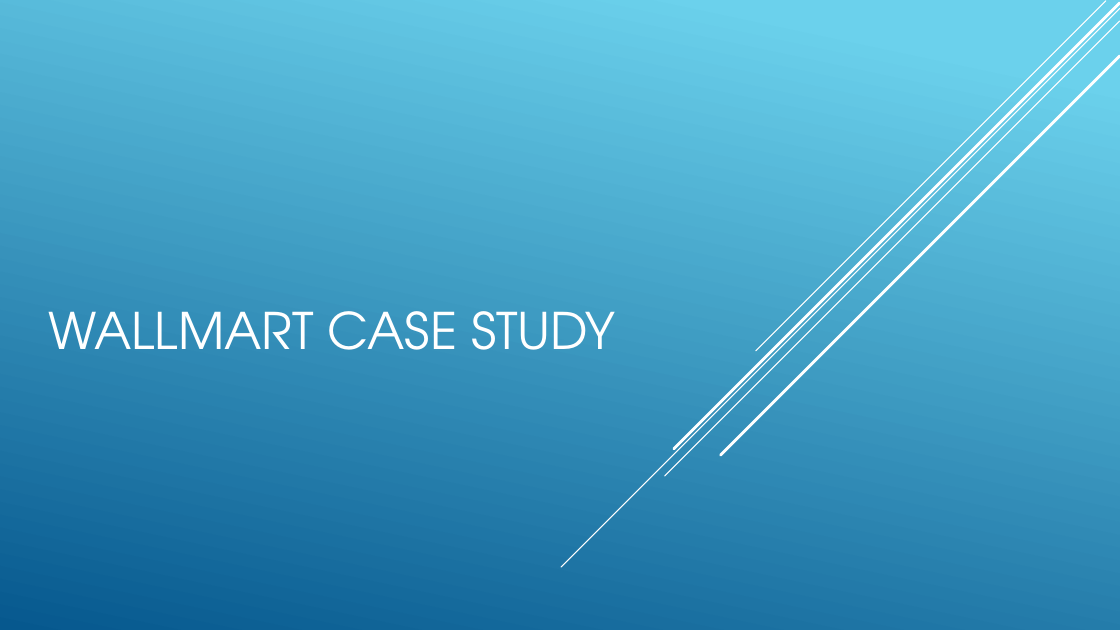
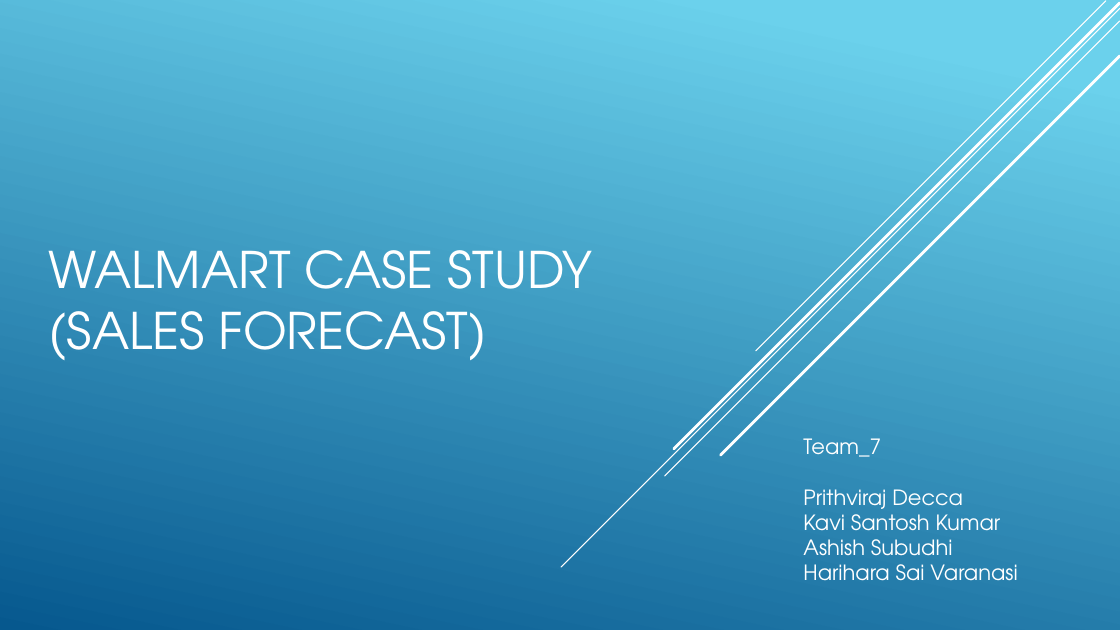
Before and after one commit to noah91/DSE, a slide deck: slide 1 of walmart.pptx. Drawn at 1120x630 pixels with LibreOffice and Linux fonts; fonts in the diff are those of the drawing. Boxes give left, top, right and bottom in pixels: in the first picture for what was removed or moved away, otherwise in the second. Text is boxed around its words. In the diff, an @@ line names an element or a change of style, - is before the commit and + after.

```diff
--- a/walmart.pptx
+++ b/walmart.pptx
@@ title at bbox=[48, 250, 593, 360]: text changed @@
-WALLMART CASE STUDY
+WALMART CASE STUDY
+(SALES FORECAST)
@@ text added at bbox=[803, 438, 1017, 581], 18 pt, text #FFFFFF @@
+Team_7
+Prithviraj Decca
+Kavi Santosh Kumar
+Ashish Subudhi
+Harihara Sai Varanasi
```
